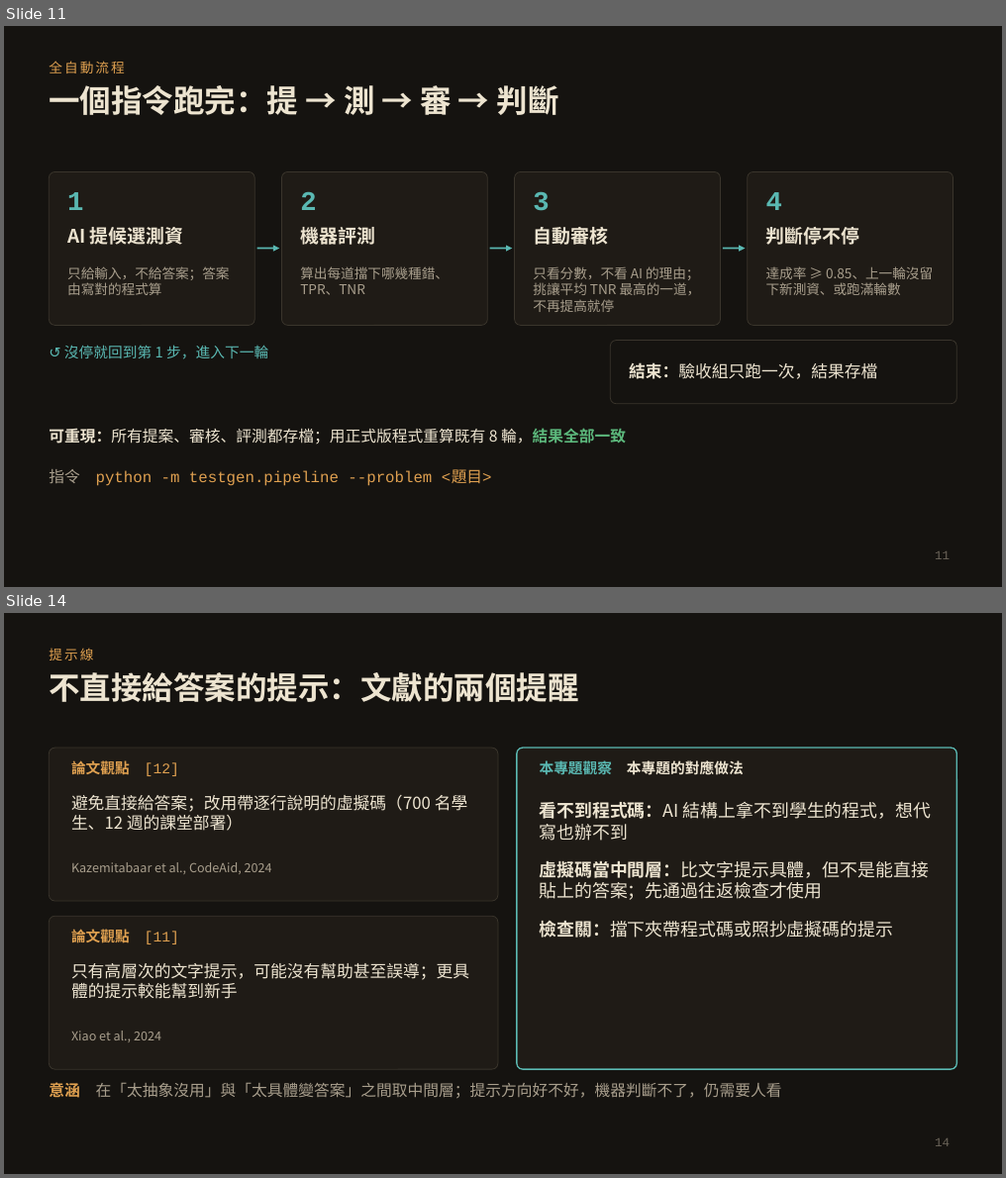
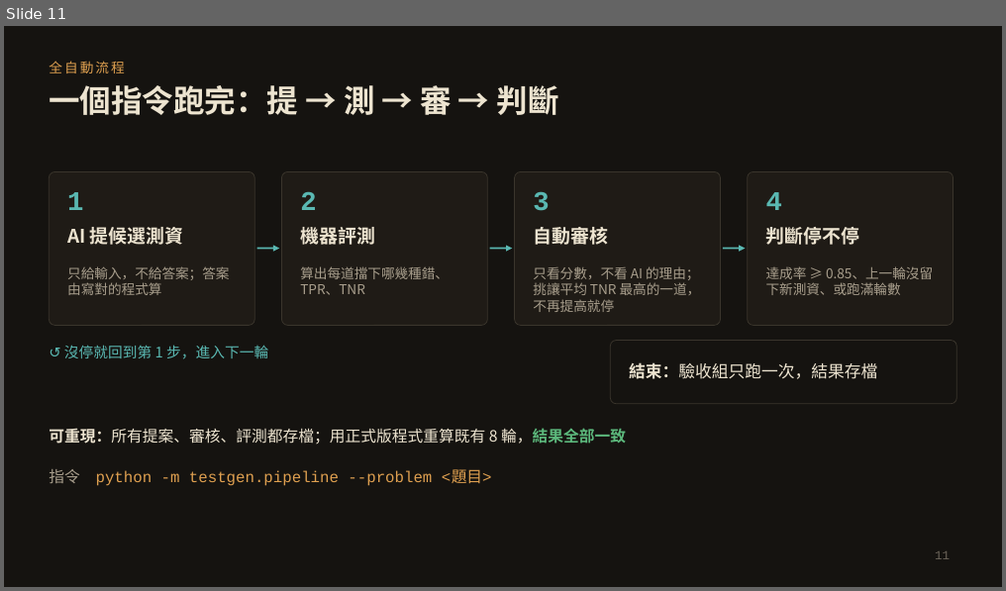
Before and after one commit to yaoyao218/python-learning-platform, a slide deck: docs/superpowers/specs/capstone_proposal.pptx. Shown one above the other, each under a label of ours: slides 11 and 14 before the commit, slide 11 after it; the slides between them are not shown. The pictures are 1006x1178 and 1006x591 pixels, drawn with LibreOffice and Linux fonts; fonts in the diff are those of the drawing. Boxes give left, top, right and bottom in pixels: in the first picture for what was removed or moved away, otherwise in the second. Text is boxed around its words. In the diff, an @@ line names an element or a change of style, - is before the commit and + after.

```diff
--- a/docs/superpowers/specs/capstone_proposal.pptx
+++ b/docs/superpowers/specs/capstone_proposal.pptx
@@ slide 14 removed at <box>4,613,1002,1174</box>, background #151310 @@
@@ text removed at <box>49,648,93,661</box> @@
-提示線
@@ title removed at <box>49,672,578,702</box> @@
-不直接給答案的提示：文獻的兩個提醒
@@ rounded rectangle removed at <box>49,748,498,901</box> @@
@@ text removed at <box>71,761,179,776</box> @@
-論文觀點 [12]
@@ rounded rectangle removed at <box>517,748,957,1069</box> @@
@@ text removed at <box>540,761,744,774</box> @@
-本專題觀察 本專題的對應做法
@@ text removed at <box>71,795,468,831</box> @@
-避免直接給答案；改用帶逐行說明的虛擬碼（700 名學生、12 週的課堂部署）
@@ text removed at <box>540,802,931,938</box> @@
-• 看不到程式碼：AI 結構上拿不到學生的程式，想代寫也辦不到
-• 虛擬碼當中間層：比文字提示具體，但不是能直接貼上的答案；先通過往返檢查才使用
-• 檢查關：擋下夾帶程式碼或照抄虛擬碼的提示
@@ text removed at <box>71,862,272,874</box> @@
-Kazemitabaar et al., CodeAid, 2024
@@ rounded rectangle removed at <box>49,916,498,1069</box> @@
@@ text removed at <box>71,929,179,945</box> @@
-論文觀點 [11]
@@ text removed at <box>71,963,469,999</box> @@
-只有高層次的文字提示，可能沒有幫助甚至誤導；更具體的提示較能幫到新手
@@ text removed at <box>71,1031,161,1043</box> @@
-Xiao et al., 2024
@@ text removed at <box>49,1082,782,1099</box> @@
-意涵 在「太抽象沒用」與「太具體變答案」之間取中間層；提示方向好不好，機器判斷不了，仍需要人看
@@ page number removed at <box>935,1139,949,1147</box> @@
-14
```
Also in this commit, not shown: 2 slides changed, 3 slides added, 2 other slides removed.
